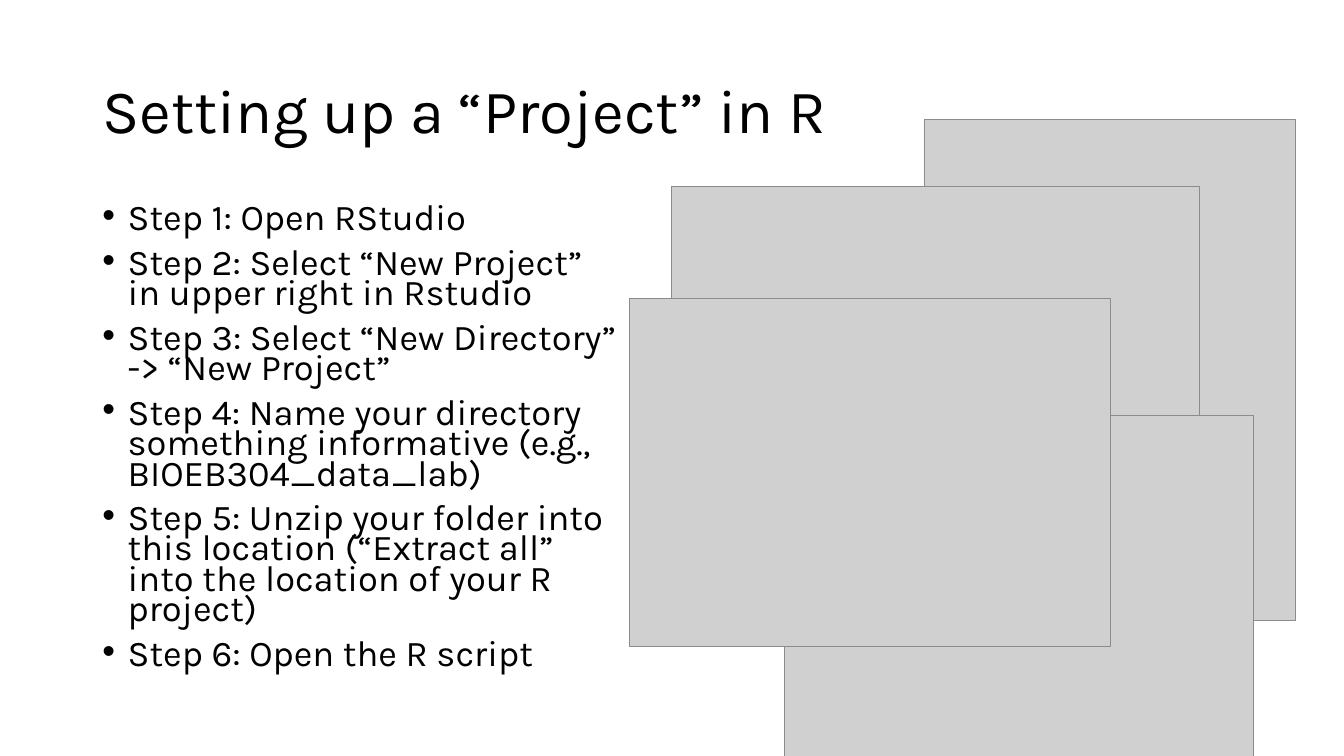
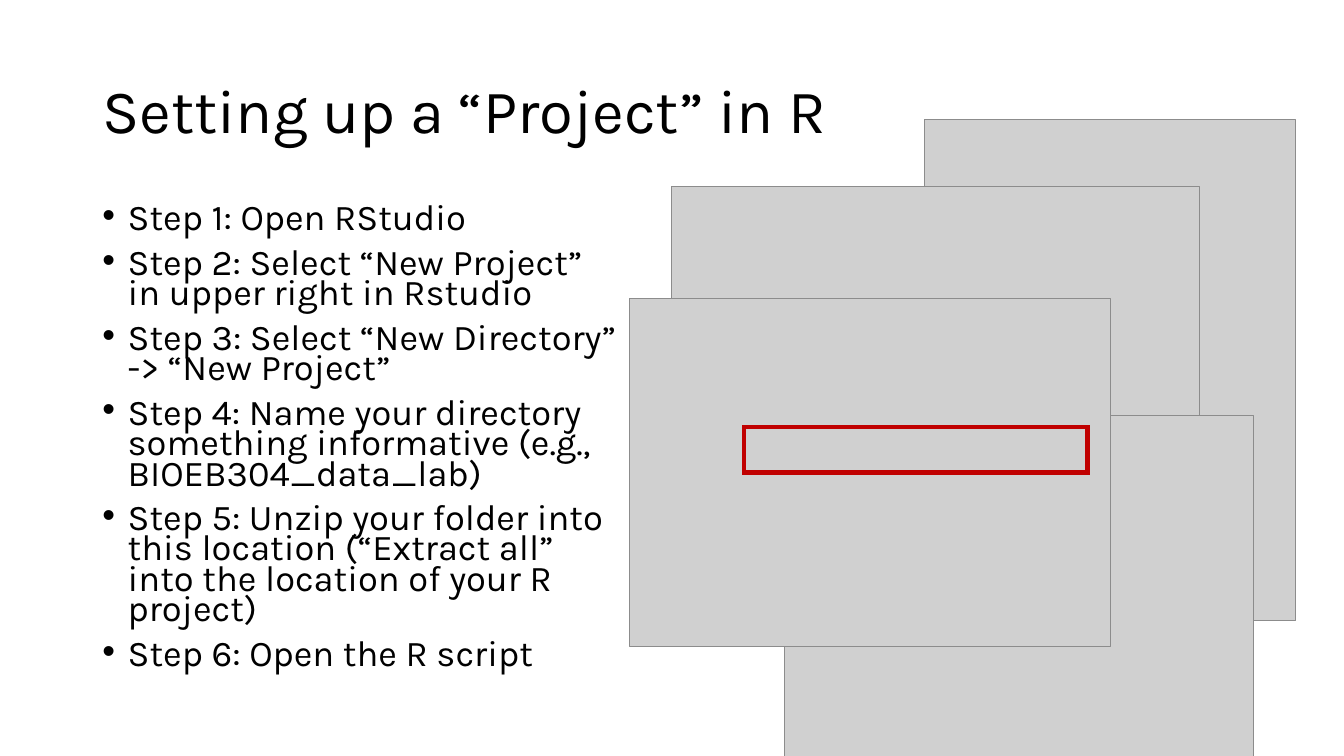
Before and after one commit to wwoelmer/R_Workshop_UoW_2024, a slide deck: slide 7 of R Workshop.pptx. Drawn at 1344x756 pixels with LibreOffice and Linux fonts; fonts in the diff are those of the drawing; grey boxes stand for pictures. Boxes give left, top, right and bottom in pixels: in the first picture for what was removed or moved away, otherwise in the second. Text is boxed around its words. In the diff, an @@ line names an element or a change of style, - is before the commit and + after.

```diff
--- a/R Workshop.pptx
+++ b/R Workshop.pptx
@@ rectangle added at (744, 427, 1088, 473), outline #C00000 3 pt @@
```
Also in this commit, not shown: 4 other slides changed, 2 slides removed.
